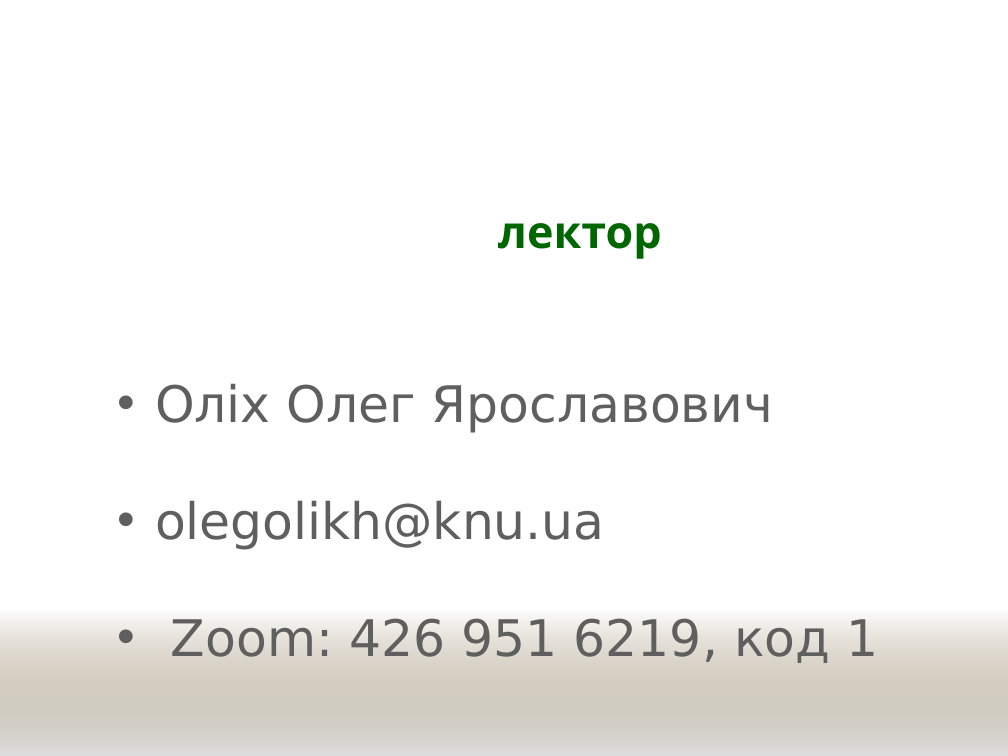
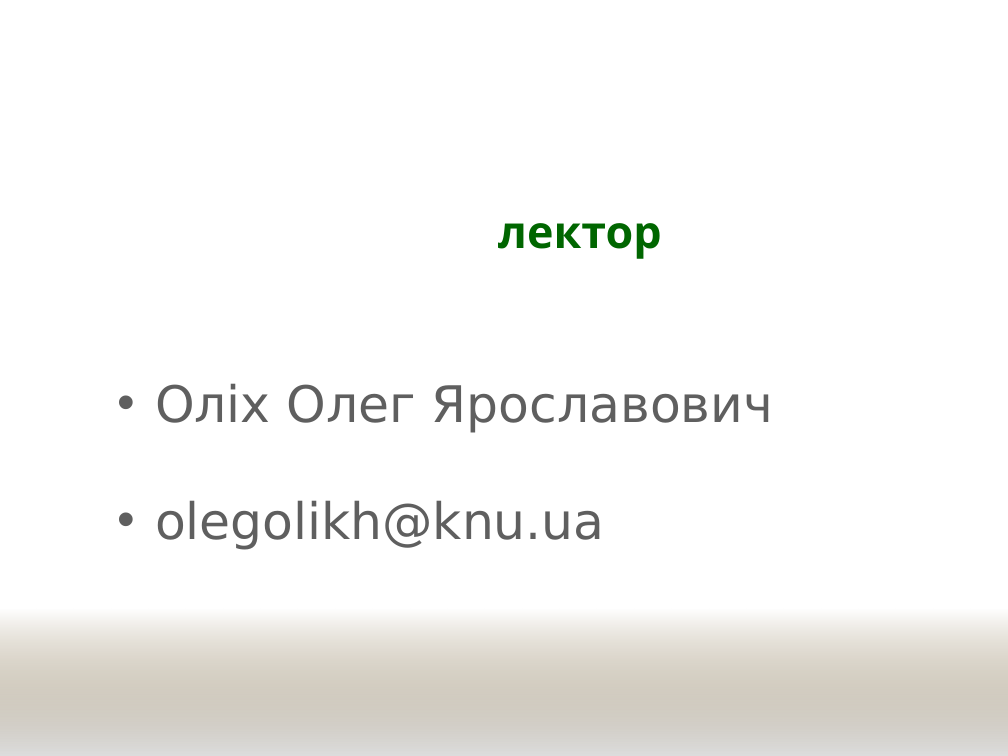
Before and after one commit to l432/NMK, a slide deck: slide 2 of Lecture/Chem/Present/Introduction.pptx. Drawn at 1008x756 pixels with LibreOffice and Linux fonts; fonts in the diff are those of the drawing; background and template pictures are left out. Boxes give left, top, right and bottom in pixels: in the first picture for what was removed or moved away, otherwise in the second. Text is boxed around its words. In the diff, an @@ line names an element or a change of style, - is before the commit and + after.

Commit message:
27-01-2024-home

```diff
--- a/Lecture/Chem/Present/Introduction.pptx
+++ b/Lecture/Chem/Present/Introduction.pptx
@@ text at (171, 619, 878, 663): paragraph removed @@
-• Zoom: 426 951 6219, код 1
```
